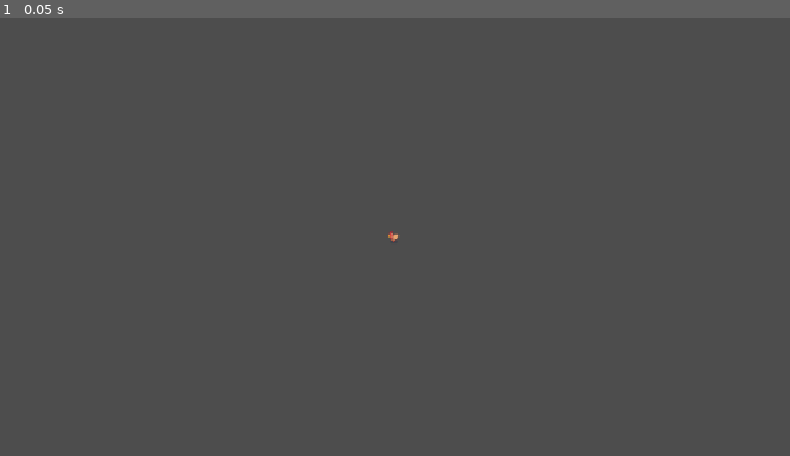
Above: before the commit, frame 1.
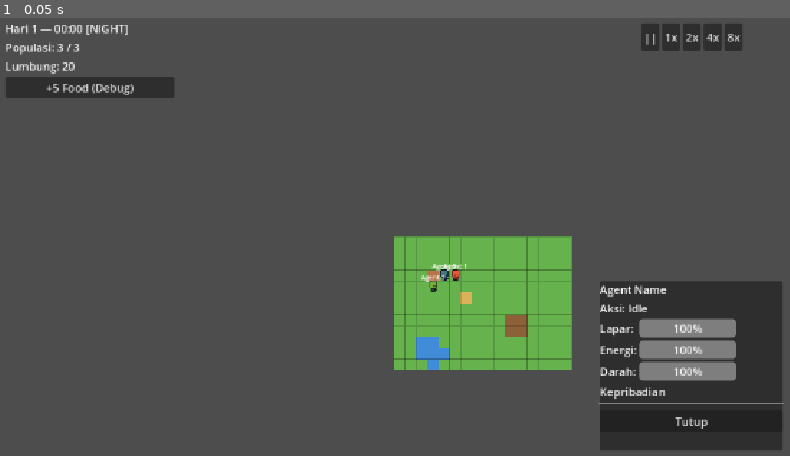
Above: after the commit, the same moment.

Repository: Ryan6712/Zero-society
Game: Godot game, scene res://view/main.tscn
The game is run twice, just before and just after one commit, with the same random seed, the same clock (stepped at 60 frames per second) and the same inputs.
Inputs:
- Up to frame 1 (0.05 s): no input

The runs differ from the first frame. In frame 1, 17% of the frame differs, in the area x 0-100%, y 1-99%.
Error after the commit: Invalid call. Nonexistent function 'update_hud' in base 'Control'. (res://view/game_scene.gd:23)

Commit message:
feat(view): implementasi WorldView, AgentView, dan scene game utama

Diff:
--- /dev/null
+++ b/view/agent_view.gd
@@ -0,0 +1,82 @@
+extends Node2D
+## Tampilan visual satu agent di layer view/.
+## Hanya membaca state, tidak pernah menulis ke state.
+
+signal selected(agent: AgentState)
+
+const TILE_SIZE: int = 16
+
+var agent: AgentState = null
+var _target_pixel_pos: Vector2 = Vector2.ZERO
+var _current_tween: Tween = null
+
+@onready var _sprite: Sprite2D = $Sprite2D
+@onready var _label: Label = $Label
+
+
+func setup(p_agent: AgentState, color_mod: Color = Color.WHITE) -> void:
+	agent = p_agent
+	position = _tile_to_pixel(agent.position)
+	_target_pixel_pos = position
+
+	if _sprite:
+		_sprite.modulate = color_mod
+	if _label:
+		_label.text = String(agent.display_name)
+
+
+func _ready() -> void:
+	if agent != null:
+		position = _tile_to_pixel(agent.position)
+		_target_pixel_pos = position
+
+
+func update_view(step_duration: float) -> void:
+	if agent == null:
+		return
+
+	visible = agent.alive
+	if not agent.alive:
+		return
+
+	var dest_pixel: Vector2 = _tile_to_pixel(agent.position)
+	if dest_pixel != _target_pixel_pos:
+		_target_pixel_pos = dest_pixel
+		if _current_tween and _current_tween.is_valid():
+			_current_tween.kill()
+		_current_tween = create_tween()
+		_current_tween.tween_property(self, "position", _target_pixel_pos, step_duration)
+
+	_update_animation_frame()
+
+
+func _update_animation_frame() -> void:
+	if agent == null or _sprite == null:
+		return
+
+	if agent.current_action != null:
+		var act_id: StringName = agent.current_action.def.id
+		match act_id:
+			ActionLibrary.ID_MOVE:
+				_sprite.frame = (_sprite.frame + 1) % _sprite.hframes
+			ActionLibrary.ID_WORK_FARM:
+				_sprite.frame = (_sprite.frame + 1) % _sprite.hframes
+			ActionLibrary.ID_EAT:
+				_sprite.frame = 0
+			ActionLibrary.ID_SLEEP:
+				_sprite.frame = 1
+			_:
+				_sprite.frame = 0
+	else:
+		_sprite.frame = 0
+
+
+func _tile_to_pixel(tile_pos: Vector2i) -> Vector2:
+	return Vector2(tile_pos.x * TILE_SIZE + 8, tile_pos.y * TILE_SIZE + 8)
+
+
+func _unhandled_input(event: InputEvent) -> void:
+	if event is InputEventMouseButton and event.pressed and event.button_index == MOUSE_BUTTON_LEFT:
+		var mouse_pos: Vector2 = get_global_mouse_position()
+		if position.distance_to(mouse_pos) <= float(TILE_SIZE):
+			selected.emit(agent)
--- /dev/null
+++ b/view/agent_view.tscn
@@ -0,0 +1,19 @@
+[gd_scene load_steps=3 format=3]
+
+[ext_resource type="Script" path="res://view/agent_view.gd" id="1"]
+[ext_resource type="Texture2D" path="res://assets/sunnyside_world/Characters/Human/IDLE/base_idle_strip9.png" id="2"]
+
+[node name="AgentView" type="Node2D"]
+script = ExtResource("1")
+
+[node name="Sprite2D" type="Sprite2D" parent="."]
+texture = ExtResource("2")
+hframes = 9
+
+[node name="Label" type="Label" parent="."]
+offset_left = -24.0
+offset_top = -20.0
+offset_right = 24.0
+offset_bottom = -7.0
+theme_override_font_sizes/font_size = 9
+horizontal_alignment = 1
--- /dev/null
+++ b/view/game_scene.gd
@@ -0,0 +1,72 @@
+extends Node2D
+## Scene utama game yang mengorkestrasikan tampilan visual dan input pemain.
+## Menghubungkan SimClock dengan Simulation dan view layer.
+
+const CONFIG_PATH: String = "res://data/default_world.json"
+
+var simulation: Simulation = null
+
+@onready var _world_view: Node2D = $WorldView
+@onready var _hud: Control = $CanvasLayer/HUD
+@onready var _time_controls: Control = $CanvasLayer/TimeControls
+@onready var _inspector: Control = $CanvasLayer/AgentInspector
+@onready var _camera: Camera2D = $Camera2D
+
+
+func _ready() -> void:
+	_init_simulation()
+	if _world_view:
+		_world_view.setup(simulation.world)
+		_world_view.agent_selected.connect(_on_agent_selected)
+
+	if _hud:
+		_hud.update_hud(simulation.world)
+		_hud.debug_add_food_requested.connect(_on_debug_add_food)
+
+	if SimClock:
+		SimClock.simulation = simulation
+		SimClock.ticked.connect(_on_sim_ticked)
+
+	_center_camera()
+
+
+func _init_simulation() -> void:
+	var file: FileAccess = FileAccess.open(CONFIG_PATH, FileAccess.READ)
+	if not file:
+		push_error("Gagal membaca config: %s" % CONFIG_PATH)
+		return
+	var json: JSON = JSON.new()
+	var err: Error = json.parse(file.get_as_text())
+	file.close()
+	if err != OK:
+		push_error("Error JSON: %s" % json.get_error_message())
+		return
+
+	simulation = Simulation.new(json.data)
+
+
+func _center_camera() -> void:
+	if _camera != null and simulation != null and simulation.world.grid_data != null:
+		var gd: GridData = simulation.world.grid_data
+		_camera.position = Vector2(gd.width * 16 / 2, gd.height * 16 / 2)
+
+
+func _on_sim_ticked(_tick: int) -> void:
+	var step_duration: float = SimConst.SECONDS_PER_TICK / maxf(0.1, SimClock.speed)
+
+	if _world_view:
+		_world_view.update_views(step_duration)
+	if _hud:
+		_hud.update_hud(simulation.world)
+	if _inspector and _inspector.visible:
+		_inspector.update_inspector()
+
+
+func _on_agent_selected(agent: AgentState) -> void:
+	if _inspector:
+		_inspector.inspect(agent)
+
+
+func _on_debug_add_food(amount: int) -> void:
+	if simulation != null:
+		simulation.enqueue_command(AddFoodCommand.new(amount, &"debug_button"))
--- a/view/main.tscn
+++ b/view/main.tscn
@@ -1,13 +1,162 @@
-[gd_scene load_steps=3 format=3]
+[gd_scene load_steps=6 format=3]
 
-[ext_resource type="Script" path="res://view/camera_controller.gd" id="1"]
-[ext_resource type="Texture2D" path="res://assets/sunnyside_world/Elements/Animals/spr_deco_chicken_01_strip4.png" id="2"]
+[ext_resource type="Script" path="res://view/game_scene.gd" id="1"]
+[ext_resource type="Script" path="res://view/camera_controller.gd" id="2"]
+[ext_resource type="Script" path="res://view/world_view.gd" id="3"]
+[ext_resource type="Script" path="res://view/ui/hud.gd" id="4"]
+[ext_resource type="Script" path="res://view/ui/time_controls.gd" id="5"]
+[ext_resource type="Script" path="res://view/ui/agent_inspector.gd" id="6"]
 
 [node name="Main" type="Node2D"]
 script = ExtResource("1")
 
 [node name="Camera2D" type="Camera2D" parent="."]
+script = ExtResource("2")
 
-[node name="Placeholder" type="Sprite2D" parent="."]
-texture = ExtResource("2")
-hframes = 4
+[node name="WorldView" type="Node2D" parent="."]
+script = ExtResource("3")
+
+[node name="CanvasLayer" type="CanvasLayer" parent="."]
+
+[node name="HUD" type="Control" parent="CanvasLayer"]
+layout_mode = 3
+anchors_preset = 0
+offset_left = 16.0
+offset_top = 16.0
+offset_right = 260.0
+offset_bottom = 120.0
+script = ExtResource("4")
+
+[node name="VBox" type="VBoxContainer" parent="CanvasLayer/HUD"]
+layout_mode = 1
+anchors_preset = 15
+anchor_right = 1.0
+anchor_bottom = 1.0
+grow_horizontal = 2
+grow_vertical = 2
+
+[node name="LblTime" type="Label" parent="CanvasLayer/HUD/VBox"]
+layout_mode = 2
+text = "Hari 1 — 00:00 [NIGHT]"
+
+[node name="LblStatus" type="Label" parent="CanvasLayer/HUD/VBox"]
+layout_mode = 2
+text = "Populasi: 3 / 3"
+
+[node name="LblFood" type="Label" parent="CanvasLayer/HUD/VBox"]
+layout_mode = 2
+text = "Lumbung: 20"
+
+[node name="BtnAddFood" type="Button" parent="CanvasLayer/HUD/VBox"]
+layout_mode = 2
+text = "+5 Food (Debug)"
+
+[node name="TimeControls" type="Control" parent="CanvasLayer"]
+layout_mode = 3
+anchors_preset = 1
+anchor_left = 1.0
+anchor_right = 1.0
+offset_left = -220.0
+offset_top = 16.0
+offset_right = -16.0
+offset_bottom = 56.0
+grow_horizontal = 0
+script = ExtResource("5")
+
+[node name="HBox" type="HBoxContainer" parent="CanvasLayer/TimeControls"]
+layout_mode = 1
+anchors_preset = 15
+anchor_right = 1.0
+anchor_bottom = 1.0
+grow_horizontal = 2
+grow_vertical = 2
+
+[node name="BtnPause" type="Button" parent="CanvasLayer/TimeControls/HBox"]
+layout_mode = 2
+text = "||"
+
+[node name="Btn1x" type="Button" parent="CanvasLayer/TimeControls/HBox"]
+layout_mode = 2
+text = "1x"
+
+[node name="Btn2x" type="Button" parent="CanvasLayer/TimeControls/HBox"]
+layout_mode = 2
+text = "2x"
+
+[node name="Btn4x" type="Button" parent="CanvasLayer/TimeControls/HBox"]
+layout_mode = 2
+text = "4x"
+
+[node name="Btn8x" type="Button" parent="CanvasLayer/TimeControls/HBox"]
+layout_mode = 2
+text = "8x"
+
+[node name="AgentInspector" type="PanelContainer" parent="CanvasLayer"]
+anchors_preset = 3
+anchor_left = 1.0
+anchor_top = 1.0
+anchor_right = 1.0
+anchor_bottom = 1.0
+offset_left = -280.0
+offset_top = -260.0
+offset_right = -16.0
+offset_bottom = -16.0
+grow_horizontal = 0
+grow_vertical = 0
+script = ExtResource("6")
+
+[node name="VBox" type="VBoxContainer" parent="CanvasLayer/AgentInspector"]
+layout_mode = 2
+
+[node name="LblName" type="Label" parent="CanvasLayer/AgentInspector/VBox"]
+layout_mode = 2
+text = "Agent Name"
+
+[node name="LblAction" type="Label" parent="CanvasLayer/AgentInspector/VBox"]
+layout_mode = 2
+text = "Aksi: Idle"
+
+[node name="GridNeeds" type="GridContainer" parent="CanvasLayer/AgentInspector/VBox"]
+layout_mode = 2
+columns = 2
+
+[node name="LblHunger" type="Label" parent="CanvasLayer/AgentInspector/VBox/GridNeeds"]
+layout_mode = 2
+text = "Lapar:"
+
+[node name="BarHunger" type="ProgressBar" parent="CanvasLayer/AgentInspector/VBox/GridNeeds"]
+custom_minimum_size = Vector2(140, 16)
+layout_mode = 2
+value = 100.0
+
+[node name="LblEnergy" type="Label" parent="CanvasLayer/AgentInspector/VBox/GridNeeds"]
+layout_mode = 2
+text = "Energi:"
+
+[node name="BarEnergy" type="ProgressBar" parent="CanvasLayer/AgentInspector/VBox/GridNeeds"]
+custom_minimum_size = Vector2(140, 16)
+layout_mode = 2
+value = 100.0
+
+[node name="LblHealth" type="Label" parent="CanvasLayer/AgentInspector/VBox/GridNeeds"]
+layout_mode = 2
+text = "Darah:"
+
+[node name="BarHealth" type="ProgressBar" parent="CanvasLayer/AgentInspector/VBox/GridNeeds"]
+custom_minimum_size = Vector2(140, 16)
+layout_mode = 2
+value = 100.0
+
+[node name="LblPersonality" type="Label" parent="CanvasLayer/AgentInspector/VBox"]
+layout_mode = 2
+text = "Kepribadian"
+
+[node name="HSeparator" type="HSeparator" parent="CanvasLayer/AgentInspector/VBox"]
+layout_mode = 2
+
+[node name="VBoxTrace" type="VBoxContainer" parent="CanvasLayer/AgentInspector/VBox"]
+layout_mode = 2
+
+[node name="BtnClose" type="Button" parent="CanvasLayer/AgentInspector/VBox"]
+layout_mode = 2
+text = "Tutup"
--- /dev/null
+++ b/view/world_view.gd
@@ -0,0 +1,97 @@
+extends Node2D
+## Visualisasi peta grid dan kumpulan AgentView.
+## Membaca GridData dan WorldState tanpa menulis state.
+
+signal agent_selected(agent: AgentState)
+
+const TILE_SIZE: int = 16
+
+const COLOR_GRASS: Color = Color(0.40, 0.70, 0.30)
+const COLOR_FARM: Color = Color(0.55, 0.38, 0.22)
+const COLOR_HOUSE: Color = Color(0.72, 0.45, 0.30)
+const COLOR_GRANARY: Color = Color(0.85, 0.70, 0.35)
+const COLOR_WATER: Color = Color(0.25, 0.55, 0.85)
+const COLOR_DEFAULT: Color = Color(0.30, 0.30, 0.30)
+
+const AGENT_COLORS: Array[Color] = [
+	Color(0.3, 0.7, 1.0),
+	Color(1.0, 0.5, 0.5),
+	Color(0.5, 1.0, 0.5),
+	Color(1.0, 0.9, 0.4),
+	Color(0.8, 0.5, 1.0),
+]
+
+@export var agent_view_scene: PackedScene = preload("res://view/agent_view.tscn")
+
+var grid_data: GridData = null
+var world_state: WorldState = null
+var agent_views: Dictionary = {}
+
+
+func setup(world: WorldState) -> void:
+	world_state = world
+	grid_data = world.grid_data
+	queue_redraw()
+	_spawn_agents()
+
+
+func _spawn_agents() -> void:
+	for child in get_children():
+		if child.name.begins_with("Agent_"):
+			child.queue_free()
+	agent_views.clear()
+
+	if world_state == null:
+		return
+
+	for i: int in range(world_state.agents.size()):
+		var agent: AgentState = world_state.agents[i]
+		var av = agent_view_scene.instantiate()
+		av.name = "Agent_%s" % String(agent.id)
+		add_child(av)
+		var color: Color = AGENT_COLORS[i % AGENT_COLORS.size()]
+		av.setup(agent, color)
+		av.selected.connect(_on_agent_selected)
+		agent_views[agent.id] = av
+
+
+func update_views(step_duration: float) -> void:
+	for aid: StringName in agent_views:
+		var av = agent_views[aid]
+		if is_instance_valid(av):
+			av.update_view(step_duration)
+
+
+func _on_agent_selected(agent: AgentState) -> void:
+	agent_selected.emit(agent)
+
+
+func _draw() -> void:
+	if grid_data == null:
+		return
+
+	for y: int in range(grid_data.height):
+		for x: int in range(grid_data.width):
+			var pos: Vector2i = Vector2i(x, y)
+			var tile_type: StringName = grid_data.tiles.get(pos, &"")
+			var tile_color: Color = _color_for_tile(tile_type)
+
+			var rect: Rect2 = Rect2(x * TILE_SIZE, y * TILE_SIZE, TILE_SIZE, TILE_SIZE)
+			draw_rect(rect, tile_color, true)
+			draw_rect(rect, Color(0, 0, 0, 0.15), false, 1.0)
+
+
+func _color_for_tile(tile_type: StringName) -> Color:
+	match tile_type:
+		GridData.TILE_GRASS:
+			return COLOR_GRASS
+		GridData.TILE_FARM:
+			return COLOR_FARM
+		GridData.TILE_HOUSE:
+			return COLOR_HOUSE
+		GridData.TILE_GRANARY:
+			return COLOR_GRANARY
+		GridData.TILE_WATER:
+			return COLOR_WATER
+		_:
+			return COLOR_DEFAULT
Not shown, added: view/agent_view.gd.uid
Not shown, added: view/game_scene.gd.uid
Not shown, added: view/world_view.gd.uid
